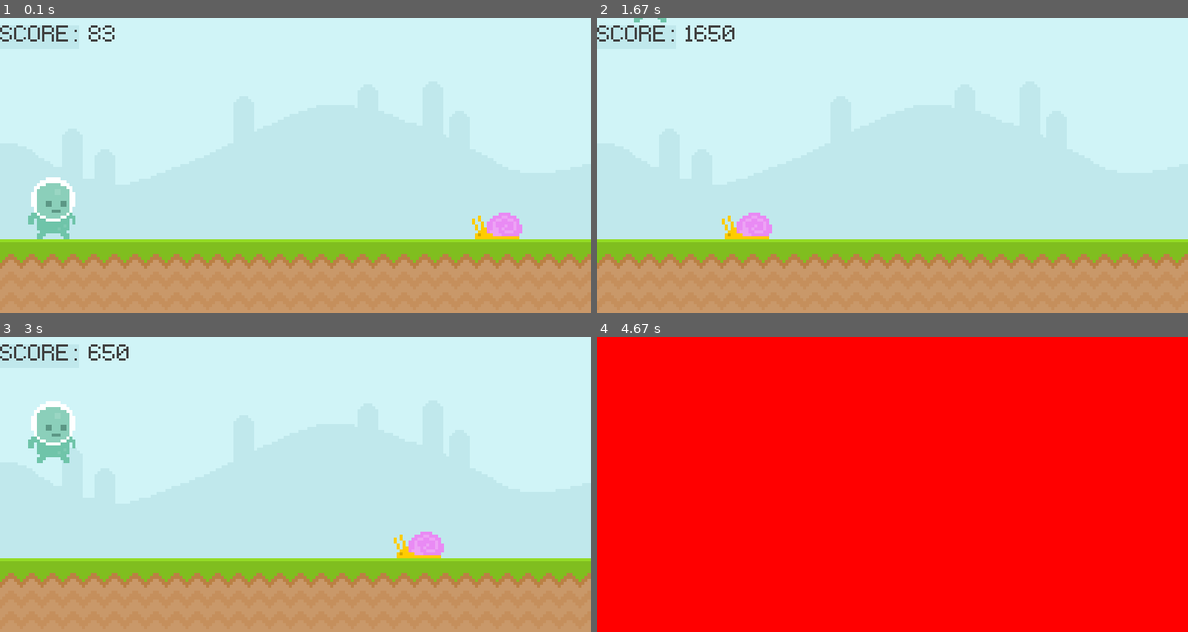
Above: before the commit, frames 1-4 (two rows, left to right).
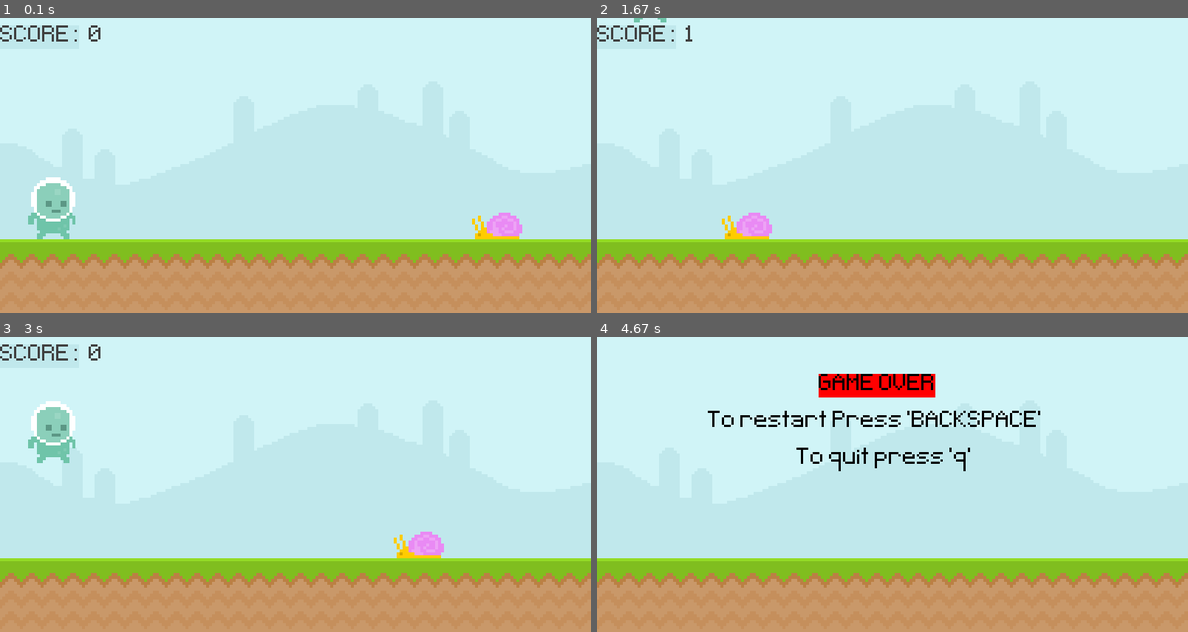
Above: after the commit, the same moments.

Repository: coding-zero-1/Basic-pygame-project
Game: pygame game, started from main.py
The game is run twice, just before and just after one commit, with the same random seed, the same clock (stepped at 60 frames per second) and the same inputs.
Inputs (mouse positions are in pixels of both pictures, inside the frame that each line leads up to):
- Up to frame 1 (0.1 s): no input
- Up to frame 2 (1.67 s): press the mouse at (650, 206) at 0.37 s; move the mouse to (756, 147) at 0.47 s; release the mouse at (868, 85) at 0.6 s; press the mouse at (650, 206) at 1.2 s; move the mouse to (709, 162) at 1.3 s; release the mouse at (768, 118) at 1.43 s
- Up to frame 3 (3 s): hold Backspace 2.33-2.87 s; move the mouse to (289, 525) at 2.37 s; tap Space at 2.9 s
- Up to frame 4 (4.67 s): press the mouse at (650, 525) at 3.83 s; move the mouse to (874, 475) at 3.93 s; release the mouse at (1099, 425) at 4.07 s

The runs differ from the first frame. In frame 1, less than 0.1% of the frame differs, in the area x 15-20%, y 2-8%; in frame 2, 0.2%; in frame 3, 0.1%; in frame 4, 99%, in the area x 0-100%, y 0-100%.

Commit message:
implemented better score system and cleaned the code

Diff:
--- a/main.py
+++ b/main.py
@@ -1,9 +1,11 @@
 import pygame
 from sys import exit
+import math
 
 def display_score():
     current_time=pygame.time.get_ticks() - start_time
-    score_value = test_font.render(f"{current_time}",False,(64,64,64))
+    score = current_time/1000
+    score_value = test_font.render(f"{math.trunc(score)}",False,(64,64,64))
     score_value_rectangle = score_value.get_rect(topleft=(120,10))
     screen.blit(score_value,score_value_rectangle)
 pygame.init()
@@ -18,26 +20,22 @@
 test_font = pygame.font.Font('Basic-pygame-project/font/Pixeltype.ttf',50)
 score_surface = test_font.render('SCORE:',False,(64,64,64))
 score_rectangle = score_surface.get_rect(topleft=(0,10))
+game_over = test_font.render("GAME OVER",False,(0,0,0))
+game_over_rect = game_over.get_rect(topleft = (300,50))
+to_restart = test_font.render("To restart Press 'BACKSPACE'",False,(0,0,0))
+to_quit = test_font.render("To quit press 'q'",False,(0,0,0))
 
 snail_surface = pygame.image.load('Basic-pygame-project/graphics/snail/snail1.png').convert_alpha()
 snail_rectange=snail_surface.get_rect(midbottom=(700,300))
-# snail_surface1 = pygame.image.load('Basic-pygame-project/graphics/snail/snail1.png').convert_alpha()
-# snail_rectange1=snail_surface1.get_rect(midbottom=(700,300))
-# snail_position=700
 player_surface = pygame.image.load('Basic-pygame-project/graphics/Player/player_walk_1.png').convert_alpha()
 player_rectangle = player_surface.get_rect(midbottom=(70,300))
 player_gravity = 0
 
 while True:
-    #we draw all our elements here
-    #and then update everythin
     for event in pygame.event.get():
         if event.type == pygame.QUIT:
             pygame.quit()
             exit()
-        # if event.type == pygame.MOUSEMOTION:
-        #     if player_rectangle.collidepoint(event.pos):
-        #         print('Collision')
         if game_active:
             if player_rectangle.bottom ==300:
                 if event.type == pygame.MOUSEBUTTONDOWN:
@@ -45,7 +43,6 @@
                         player_gravity = -25
             if player_rectangle.bottom == 300:
                 if event.type == pygame.KEYDOWN:
-                    # print('KEY DOWN')
                     if event.key == pygame.K_SPACE:
                         player_gravity = -25
         else:
@@ -54,9 +51,10 @@
                     game_active=True
                     snail_rectange.right =800
                     start_time = pygame.time.get_ticks()
+                if event.key == pygame.K_q:
+                    pygame.quit()
+                    exit()
     if game_active:
-        # if event.type == pygame.KEYUP:
-        #     print('KEY UP')
         screen.blit(sky_surface,(0,0))
         screen.blit(ground_surface,(0,300))
         pygame.draw.rect(screen,'#c0e8ec',score_rectangle,border_radius=10)
@@ -78,24 +76,18 @@
         if player_rectangle.bottom>=300:
             player_rectangle.bottom =300
         screen.blit(player_surface,player_rectangle)
-        # player_rectangle.left+=2
-        # pygame.draw.line(screen,'Red',(0,0),(0,400))
-
-        # keys=pygame.key.get_pressed()
-        # if keys[pygame.K_SPACE]:
-        #     print('JUMP')
-
-        # if player_rectangle.colliderect(snail_rectange):
-        #     print('Collision')
-        # mouse_position = pygame.mouse.get_pos()
-        # if player_rectangle.collidepoint(mouse_position):
-            # print(pygame.mouse.get_pressed())
-            # pass
 
         if snail_rectange.colliderect(player_rectangle):
             game_active = False
     else:
-        screen.fill("Red")
+        screen.blit(sky_surface,(0,0))
+        pygame.draw.rect(screen,'#FF0000',game_over_rect,border_radius=10)
+        pygame.draw.rect(screen,'#FF0000',game_over_rect,width=6)
+
+        screen.blit(game_over,game_over_rect)
+        screen.blit(to_restart,(150,100))
+        screen.blit(to_quit,(270,150))
+
 
     pygame.display.update()
     clock.tick(60)
